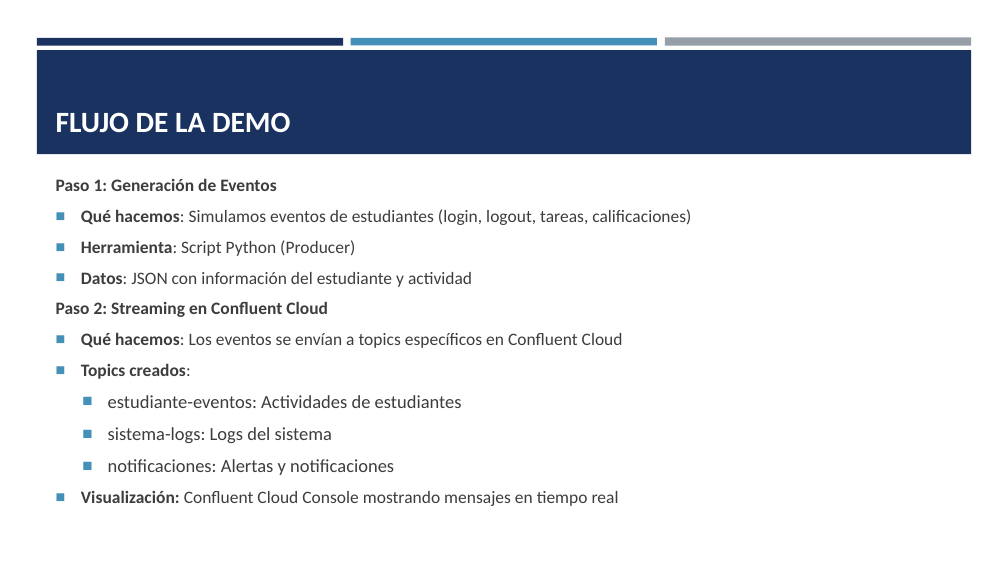
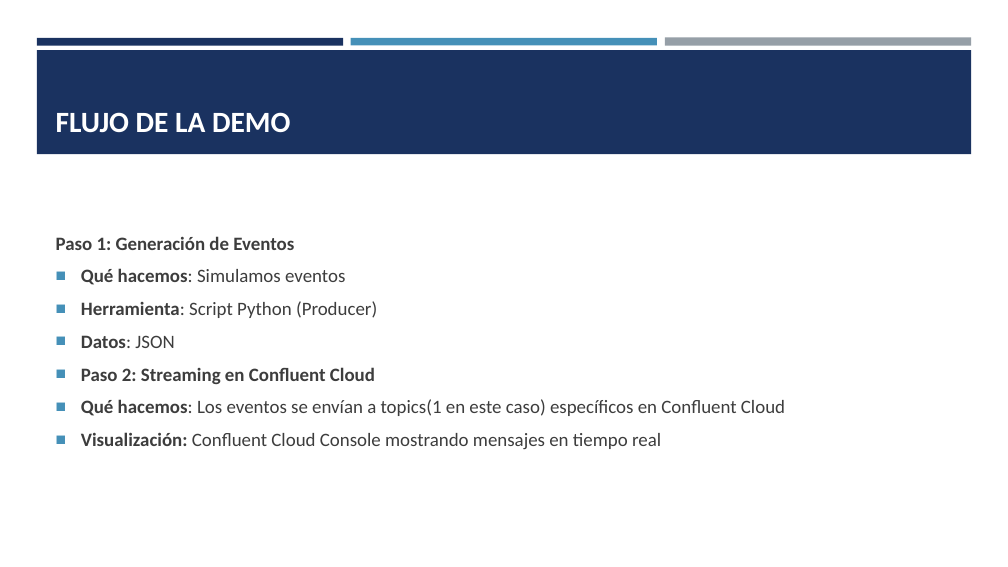
Before and after one commit to VictorSanchezS/AWS-Confluent, a slide deck: slide 7 of Confluent cloud - aws.pptx. Drawn at 1008x567 pixels with LibreOffice and Linux fonts; fonts in the diff are those of the drawing. Boxes give left, top, right and bottom in pixels: in the first picture for what was removed or moved away, otherwise in the second. Text is boxed around its words. In the diff, an @@ line names an element or a change of style, - is before the commit and + after.

Commit message:
demo finished

```diff
--- a/Confluent cloud - aws.pptx
+++ b/Confluent cloud - aws.pptx
@@ text at (56,236,661,449): size 16.6 to 18 pt in "Paso 1: Generación de Eventos", "Herramienta: Script Python (Producer)", "Paso 2: Streaming en Confluent Cloud", "Visualización: Confluent Cloud Console mostrando mensajes en ..."; bullet none to ■ @@
@@ text at (81,268,345,285): text changed; size 16.6 to 18 pt @@
-■ Qué hacemos: Simulamos eventos de estudiantes (login, logout, tareas, calificaciones)
+■ Qué hacemos: Simulamos eventos
@@ text at (81,335,174,348): text changed; size 16.6 to 18 pt; bold on @@
-■ Datos: JSON con información del estudiante y actividad
+■ Datos: JSON
@@ text at (81,399,785,416): text changed; size 17.6 to 18 pt @@
-■ Qué hacemos: Los eventos se envían a topics específicos en Confluent Cloud
-■ Topics creados:
-  ■ estudiante-eventos: Actividades de estudiantes
-  ■ sistema-logs: Logs del sistema
-  ■ notificaciones: Alertas y notificaciones
+■ Qué hacemos: Los eventos se envían a topics(1 en este caso) específicos en Confluent Cloud
```
Also in this commit, not shown: 1 other slide changed, 1 slide added, 8 other files.
